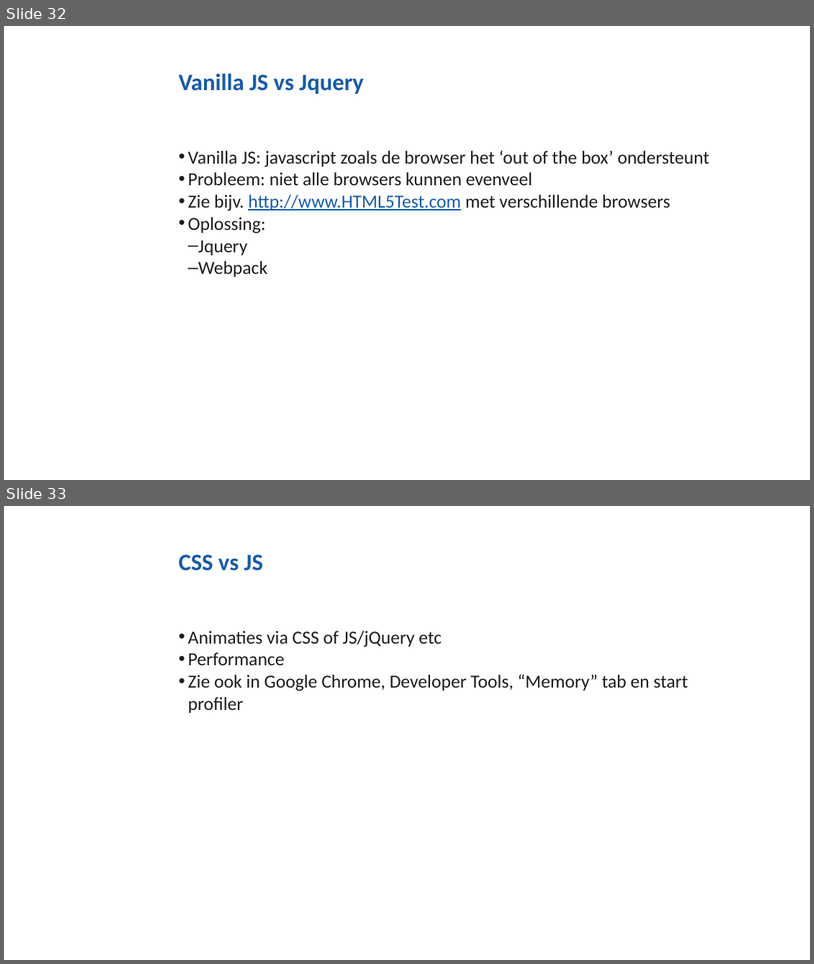
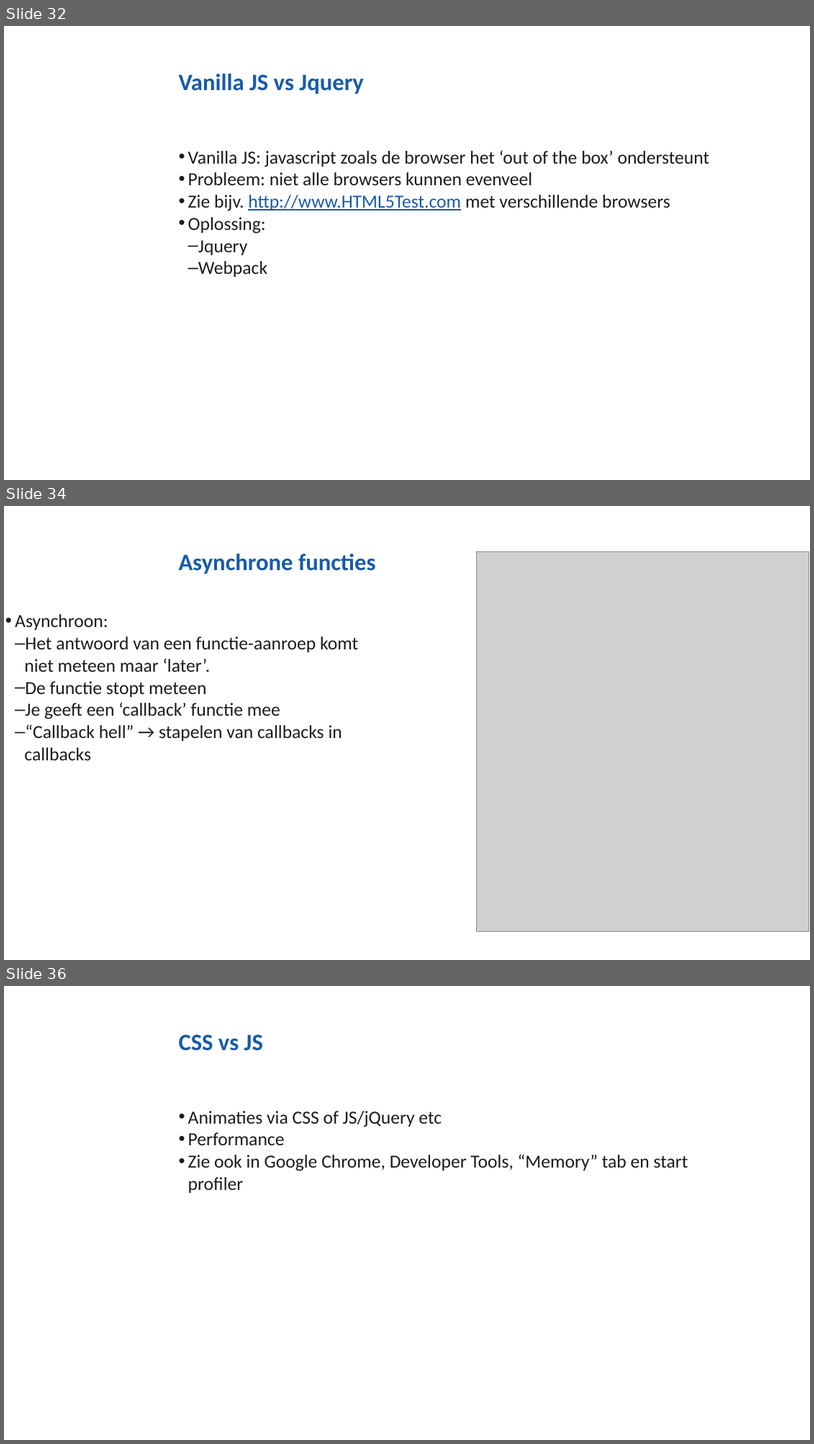
Before and after one commit to NHLStenden/Flex-WebDevelopment-FrontEndDevelopment, a slide deck: Presentatie/Front-End Development.pptx. Shown one above the other, each under a label of ours: slides 32 and 33 before the commit, slides 32, 34 and 36 after it; the slides between them are not shown. The pictures are 814x964 and 814x1444 pixels, drawn with LibreOffice and Linux fonts; fonts in the diff are those of the drawing; grey boxes stand for pictures; background and template pictures are left out. Boxes give left, top, right and bottom in pixels: in the first picture for what was removed or moved away, otherwise in the second. Text is boxed around its words. In the diff, an @@ line names an element or a change of style, - is before the commit and + after.

```diff
--- a/Presentatie/Front-End Development.pptx
+++ b/Presentatie/Front-End Development.pptx
@@ slide 34 added at box(4, 506, 810, 960), background #FFFFFF @@
@@ title added at box(179, 554, 376, 574), 28 pt, text #185BA7, bold @@
+Asynchrone functies
@@ picture added at box(477, 551, 809, 932) @@
@@ text added at box(15, 614, 358, 760), 22 pt, text #1C1C1A @@
+• Asynchroon:
+  – Het antwoord van een functie-aanroep komt niet meteen maar ‘later’.
+  – De functie stopt meteen
+  – Je geeft een ‘callback’ functie mee
+  – “Callback hell” → stapelen van callbacks in callbacks
@@ what was slide 33 is now slide 36 @@
```
Also in this commit, not shown: 2 other slides added, 35 other files.
